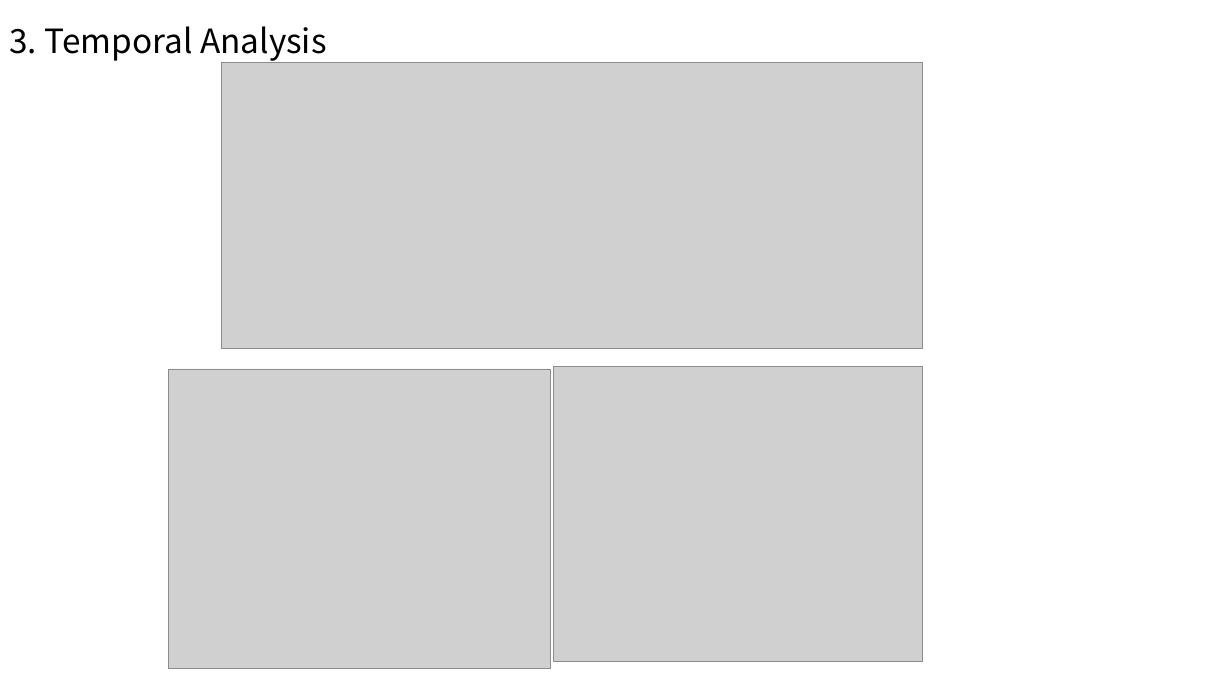
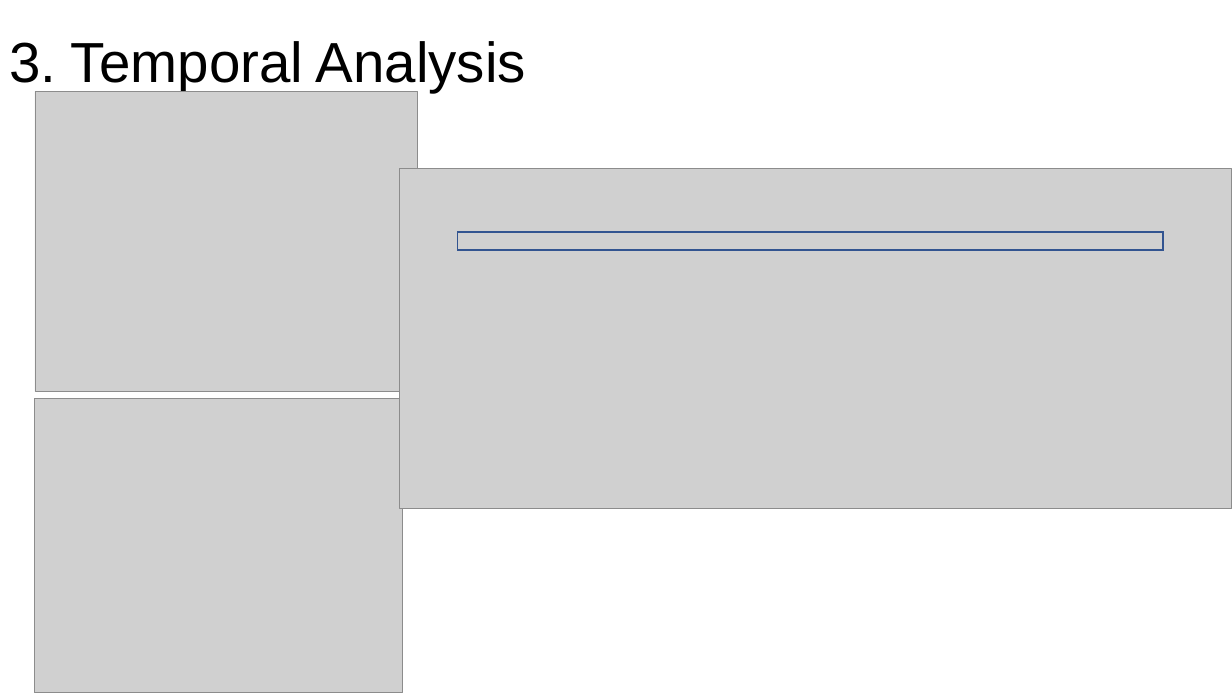
Before and after one commit to Xiaoyi-Wu0711/mobility_covid-19, a slide deck: slide 10 of doc/mid_term.pptx. Drawn at 1232x693 pixels with LibreOffice and Linux fonts; fonts in the diff are those of the drawing; grey boxes stand for pictures. Boxes give left, top, right and bottom in pixels: in the first picture for what was removed or moved away, otherwise in the second. Text is boxed around its words. In the diff, an @@ line names an element or a change of style, - is before the commit and + after.

```diff
--- a/doc/mid_term.pptx
+++ b/doc/mid_term.pptx
@@ title "3. Temporal Analysis" at (9,41,526,92): size 26 to 44 pt, font Noto Sans CJK SC to Arial; line spacing 0.9 to 1.5 @@
@@ picture: place and size @@
-picture at (168,369,551,669)
+picture at (35,91,418,392)
@@ picture: place and size @@
-picture at (222,63,922,349)
+picture at (399,169,1232,509)
@@ rectangle added at (457,232,1163,250), outline #325491 1 pt @@
@@ picture: place and size @@
-picture at (554,367,922,662)
+picture at (34,398,403,693)
```
Also in this commit, not shown: 11 other slides changed.
